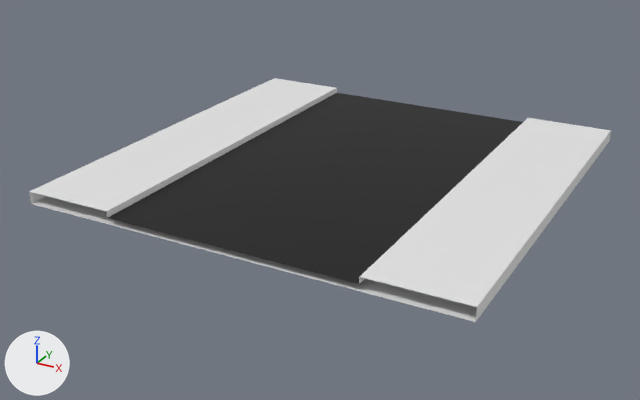
Renders of the FBX model Samples/RoadSystem/Models/Straight.fbx from each side of a commit.
The view is the same before and after, from a 50 mm camera at (12.36, -24.19, 10.61) aimed at (-0.5, -0.81, -1.08). Every picture has the same lights, and +X, +Y and +Z are marked at lower left. The picture after the commit comes second.
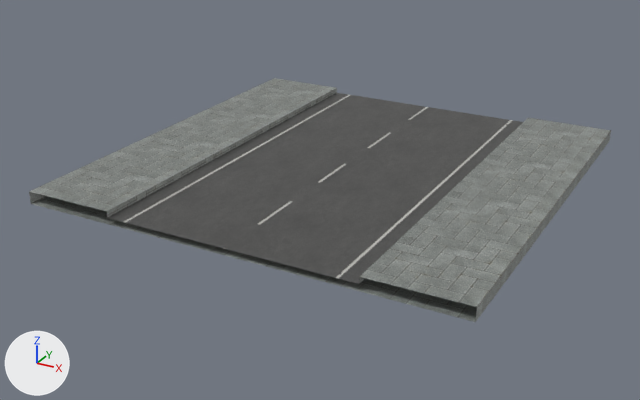
Pixel boxes (x1, y1, x2, y2) of what changed, in the pictures (640 x 400 px):
'Plane', surface changed
    both: (29, 78, 611, 322)

The edits, one by one:
Picture 'PavingStones081_1K_Color.png' (img_pavingstones081_1k_color_png) is new.
Picture 'Road007_1K_Color.png' (img_road007_1k_color_png) is new.
In material 'Road' (mat_road), base_color is no longer (0.0, 0.0, 0.0), black #000000.
In material 'Road' (mat_road), texture is now set to img_road007_1k_color_png.
In material 'Sidewalk' (mat_sidewalk), base_color is no longer (0.8, 0.8, 0.8), white #e7e7e7.
In material 'Sidewalk' (mat_sidewalk), texture is now set to img_pavingstones081_1k_color_png.
